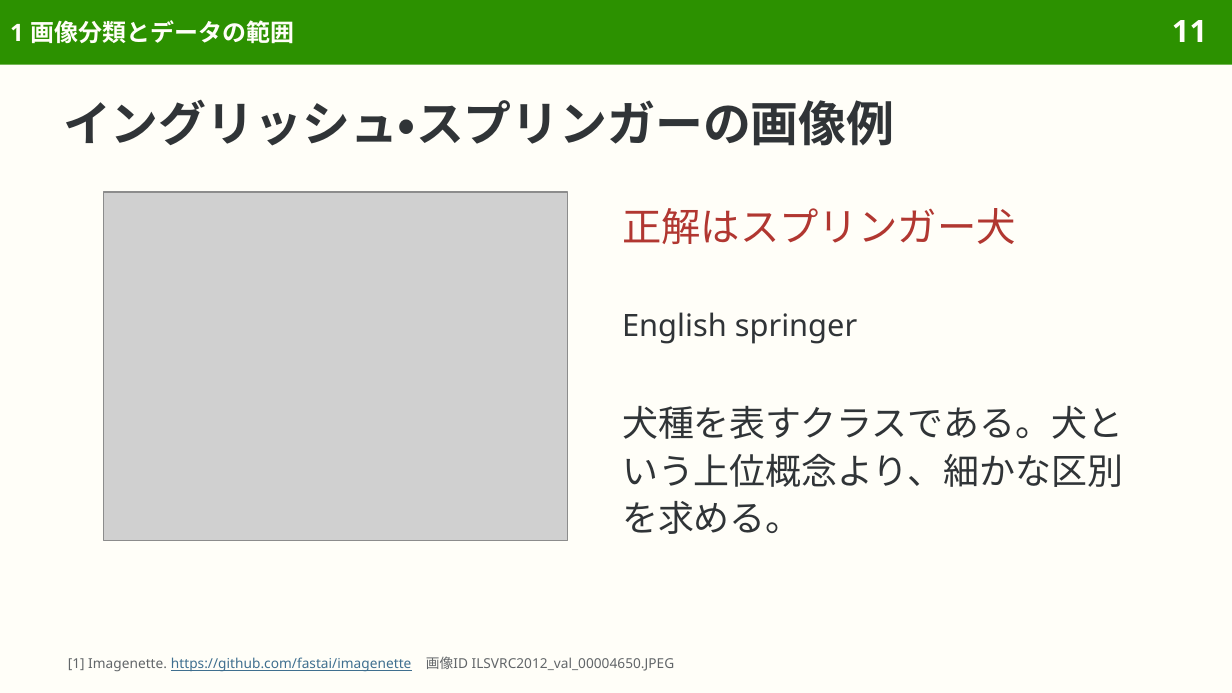
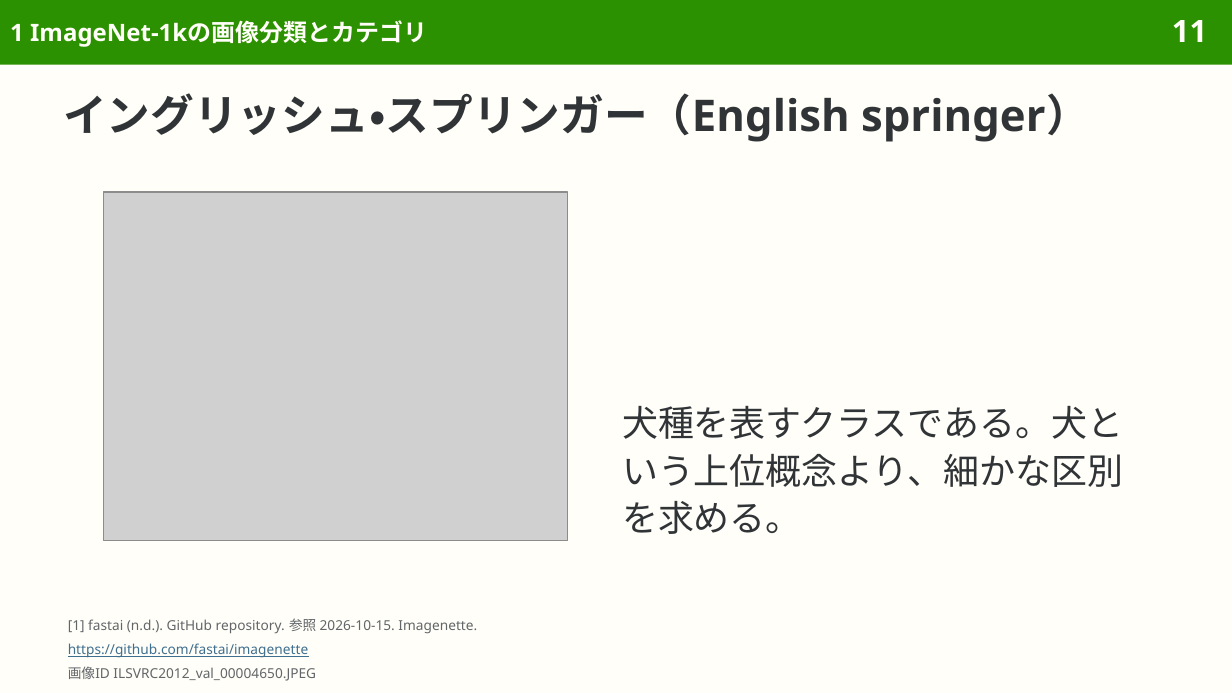
Before and after one commit to sasakiy84/datasets-in-10-minutes, a slide deck: slide 11 of slides/datasets-in-10-minutes-imagenet.pptx. Drawn at 1232x693 pixels with LibreOffice and Linux fonts; fonts in the diff are those of the drawing; grey boxes stand for pictures. Boxes give left, top, right and bottom in pixels: in the first picture for what was removed or moved away, otherwise in the second. Text is boxed around its words. In the diff, an @@ line names an element or a change of style, - is before the commit and + after.

```diff
--- a/slides/datasets-in-10-minutes-imagenet.pptx
+++ b/slides/datasets-in-10-minutes-imagenet.pptx
@@ title at bbox=[10, 20, 427, 47]: text changed @@
-1 画像分類とデータの範囲
+1 ImageNet-1kの画像分類とカテゴリ
@@ title at bbox=[63, 93, 1090, 142]: text changed; size 28 to 25.5 pt @@
-イングリッシュ・スプリンガーの画像例
+イングリッシュ・スプリンガー（English springer）
@@ text removed at bbox=[622, 208, 1016, 244] @@
-正解はスプリンガー犬
@@ text removed at bbox=[622, 312, 857, 344] @@
-English springer
@@ text added at bbox=[68, 618, 477, 634], 8 pt, text #626669 @@
+[1] fastai (n.d.). GitHub repository. 参照 2026-10-15. Imagenette.
@@ text added at bbox=[68, 643, 308, 658], 8 pt, text #3F6F8F, underline @@
+https://github.com/fastai/imagenette
@@ text at bbox=[68, 667, 316, 681]: text changed @@
-[1] Imagenette. https://github.com/fastai/imagenette 画像ID ILSVRC2012_val_00004650.JPEG
+画像ID ILSVRC2012_val_00004650.JPEG
```
Also in this commit, not shown: 73 other slides changed, 14 other files.
